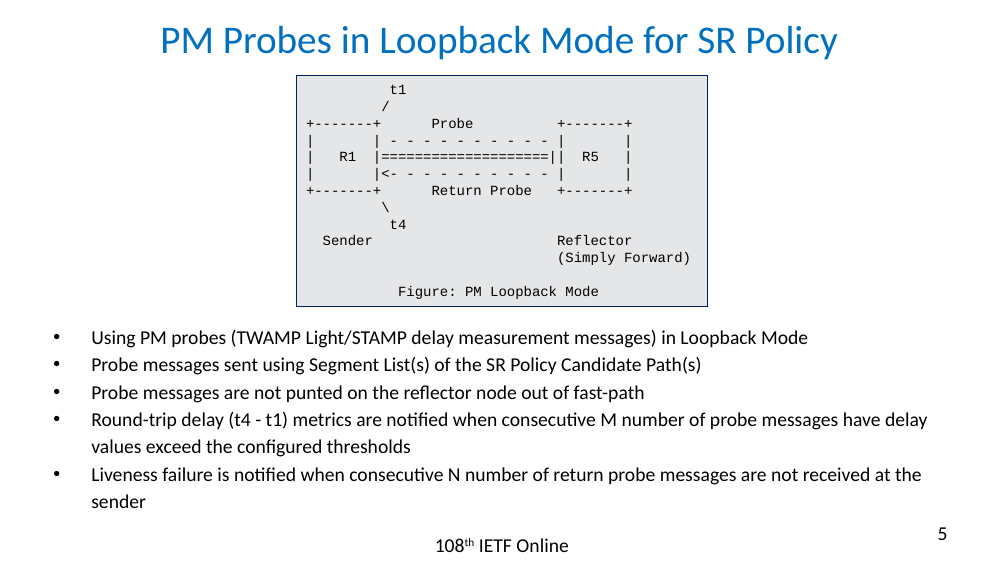
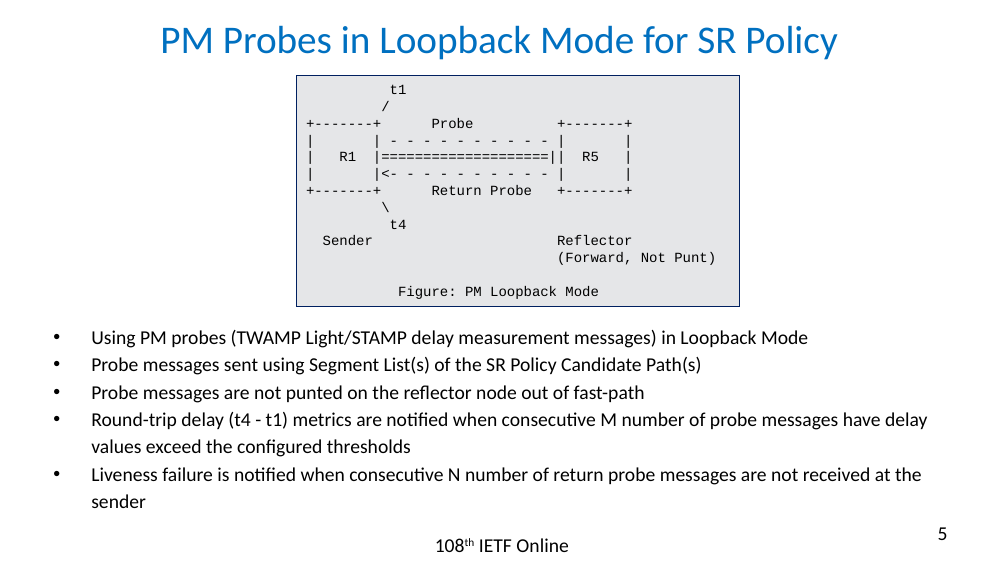
Before and after one commit to rakgandhi/ietf-slides, a slide deck: slide 5 of draft-gandhi-spring-sr-enhanced-plm-02.pptx. Drawn at 1008x567 pixels with LibreOffice and Linux fonts; fonts in the diff are those of the drawing. Boxes give left, top, right and bottom in pixels: in the first picture for what was removed or moved away, otherwise in the second. Text is boxed around its words. In the diff, an @@ line names an element or a change of style, - is before the commit and + after.

```diff
--- a/draft-gandhi-spring-sr-enhanced-plm-02.pptx
+++ b/draft-gandhi-spring-sr-enhanced-plm-02.pptx
@@ rectangle "t1": place and size @@
-rectangle "t1" at <box>296,76,708,306</box>
+rectangle "t1" at <box>296,76,740,306</box>
@@ text in rectangle at <box>557,252,716,265</box>: text changed @@
-(Simply Forward)
+(Forward, Not Punt)
```
Also in this commit, not shown: 5 other slides changed, 1 other file.
